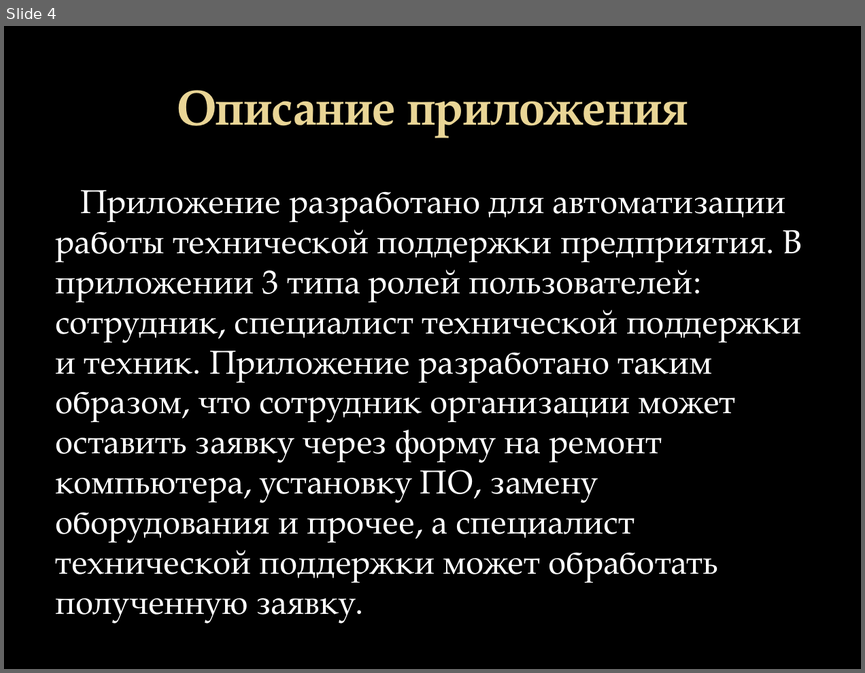
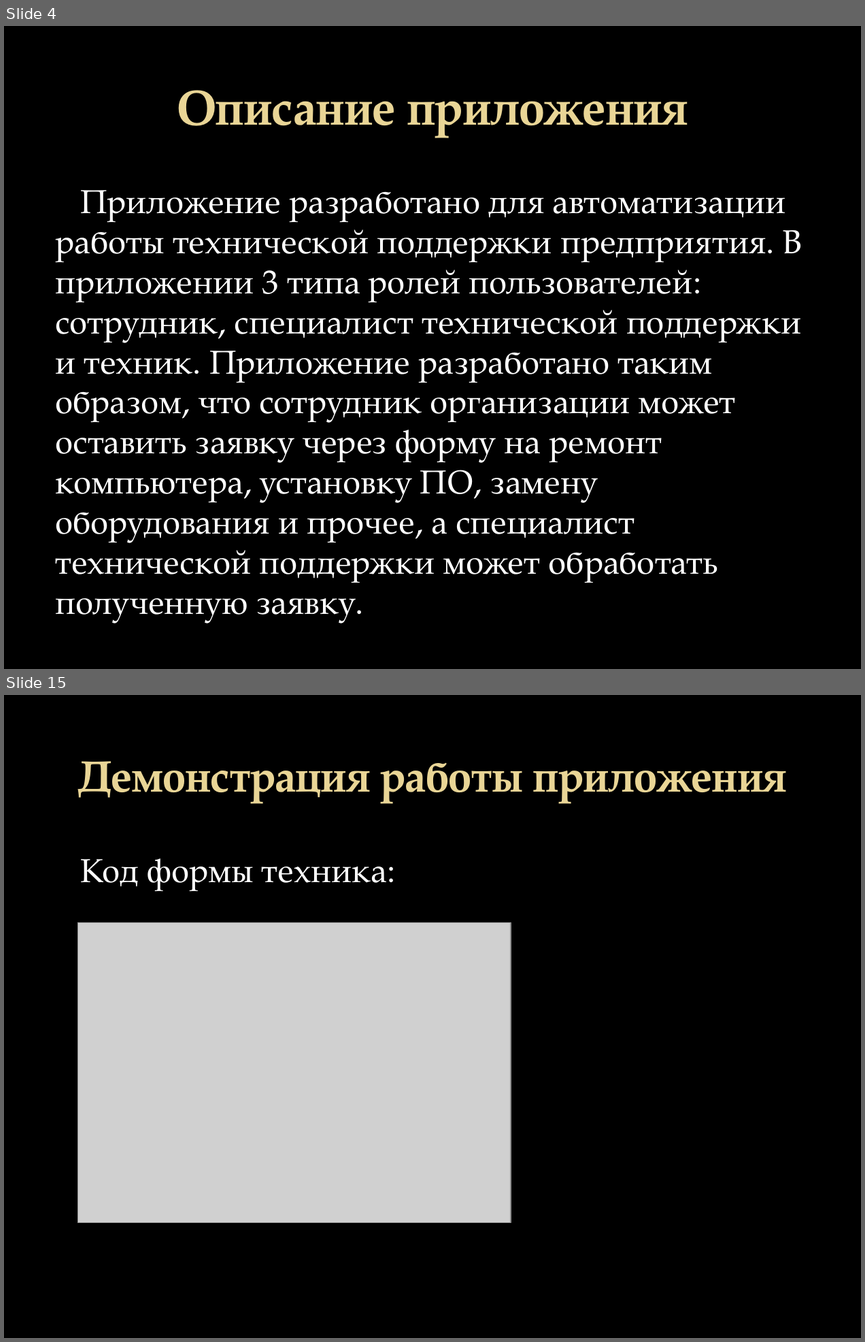
Before and after one commit to Krak12/Abilympics3.0, a slide deck: Abilympics3.0.pptx. Shown one above the other, each under a label of ours: slide 4 before the commit, slides 4 and 15 after it; the slides between them are not shown. The pictures are 865x673 and 865x1342 pixels, drawn with LibreOffice and Linux fonts; fonts in the diff are those of the drawing; grey boxes stand for pictures; background and template pictures are left out. Boxes give left, top, right and bottom in pixels: in the first picture for what was removed or moved away, otherwise in the second. Text is boxed around its words. In the diff, an @@ line names an element or a change of style, - is before the commit and + after.

```diff
--- a/Abilympics3.0.pptx
+++ b/Abilympics3.0.pptx
@@ slide 15 added at box(4, 695, 861, 1338), background picture (left out) @@
@@ title added at box(78, 761, 786, 803), 36.9 pt, text gradient #EAD696 to #E7D081, bold @@
+Демонстрация работы приложения
@@ text added at box(80, 858, 387, 890), 28 pt, text #FFFFFF @@
+Код формы техника:
@@ picture added at box(77, 923, 511, 1223) @@
```
Also in this commit, not shown: 12 other slides added, 13 slides removed, 5 other files.
